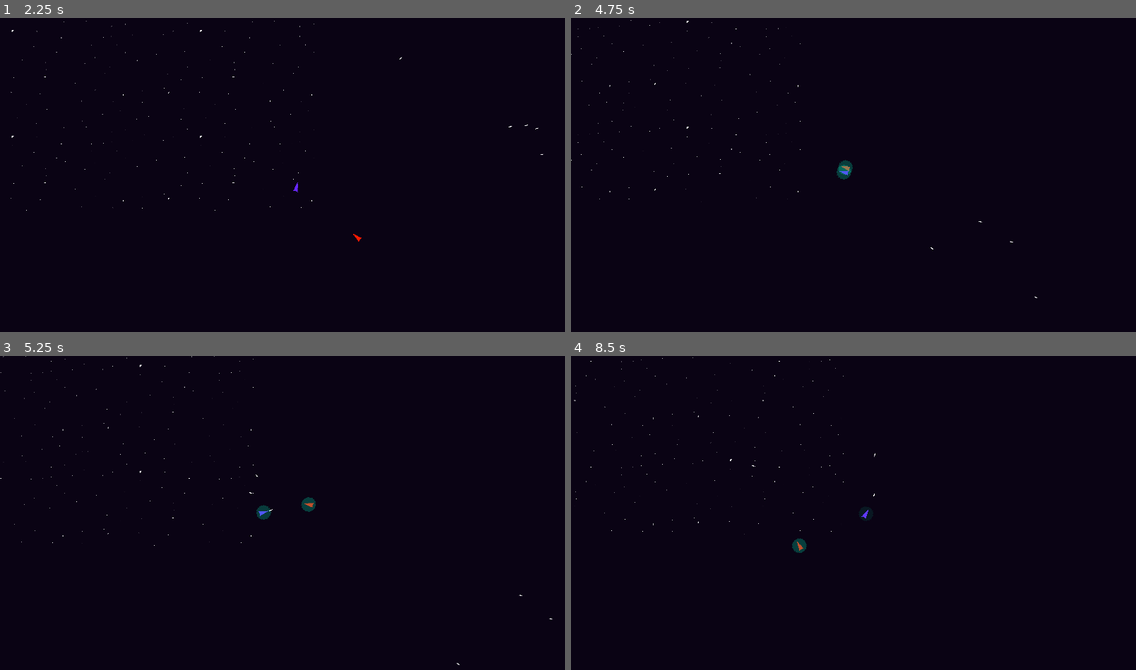
Above: before the commit, frames 1-4 (two rows, left to right).
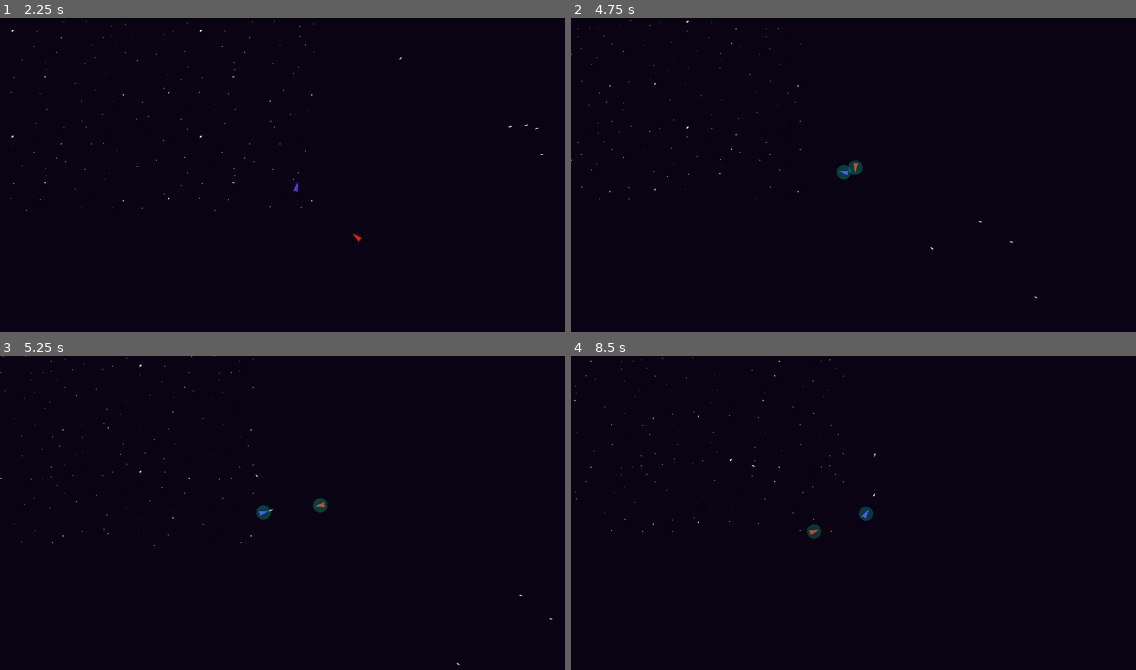
Above: after the commit, the same moments.

Repository: BloopHD/IntoTheVoid
Game: Godot game, scene res://scenes/world/world.tscn
Two runs of this game, one before a commit and one after it. Both use one fixed random seed, a clock stepped at 60 frames per second and the inputs below.
Inputs (mouse positions are in pixels of both pictures, inside the frame that each line leads up to):
- Up to frame 1 (2.25 s): tap Enter at 0.5 s; move the mouse to (406, 162) at 0.52 s; press the mouse at (406, 162) at 0.53 s; hold D (move_right) 0.53-1.28 s; move the mouse to (169, 193) at 1.27 s; release the mouse at (169, 193) at 1.28 s; hold S (move_down) 1.28-2.03 s; click (169, 193) at 1.35 s; move the mouse to (339, 105) at 2.02 s; hold D (move_right) from 2.03 s (still down); hold Right mouse button (secondary action) from 2.03 s (still down)
- Up to frame 2 (4.75 s): click (910, 105) at 2.3 s; move the mouse to (825, 240) at 2.77 s; release D (move_right) at 2.78 s; release Right mouse button (secondary action) at 2.78 s; hold W (move_up) 2.78-3.53 s; click (825, 240) at 2.85 s; move the mouse to (1023, 225) at 3.52 s; press the mouse at (1023, 225) at 3.53 s; hold A (move_left) from 3.53 s (still down); move the mouse to (684, 127) at 4.27 s; release the mouse at (684, 127) at 4.28 s; right-click (684, 127) at 4.35 s; click (684, 127) at 4.55 s
- Up to frame 3 (5.25 s): move the mouse to (310, 516) at 5.02 s; release A (move_left) at 5.03 s; press the mouse at (310, 516) at 5.03 s; hold S (move_down) from 5.03 s (still down)
- Up to frame 4 (8.5 s): move the mouse to (768, 434) at 5.77 s; release S (move_down) at 5.78 s; release the mouse at (768, 434) at 5.78 s; hold D (move_right) 5.78-6.53 s; click (768, 434) at 5.85 s; move the mouse to (977, 500) at 6.52 s; hold W (move_up) 6.53-7.28 s; hold Right mouse button (secondary action) 6.53-7.28 s; click (977, 500) at 6.8 s; move the mouse to (740, 531) at 7.27 s; hold D (move_right) 7.28-8.03 s; click (740, 531) at 7.35 s; move the mouse to (910, 443) at 8.02 s; press the mouse at (910, 443) at 8.03 s; hold S (move_down) from 8.03 s (still down)

Frame 1 is identical in both runs. In frame 2, 0.1% of the frame differs, in the area x 47-52%, y 45-51%; in frame 3, 0.2%; in frame 4, 0.3%, in the area x 39-54%, y 47-63%.

Commit message:
Refactoring Code
Saving refactored code before I refactor more and mess something up.

Diff:
--- a/globals/GlobalSignals.gd
+++ b/globals/GlobalSignals.gd
@@ -1,3 +1,3 @@
 extends Node
 
-signal shot_fired(laser, position, rotation, starting_speed)
+signal shot_fired(laser: Area2D)
--- a/scenes/enemies/enemy.gd
+++ b/scenes/enemies/enemy.gd
@@ -42,32 +42,22 @@
 
 var engaged_thrusters: bool = false
 var can_shoot: bool = true
-var player_in_range: bool = false
+var angle_to_player_in_range: bool = false
+var moving_forward: bool = false
 
 var curr_speed: float:
 	get:
 		return velocity.length()
 
 
-#func _process(_delta: float) -> void:
-#	check_health()
-
-
-func move_func(delta: float, move_direction: Vector2) -> void:
-	move_direction = (move_direction - position).normalized()
-
-	var current_rotation_vector: Vector2 = Vector2(cos(rotation), sin(rotation))
-	var current_forward_angle: float = rad_to_deg(move_direction.angle_to(current_rotation_vector)) - NINETY_DEGREES_DEG
-
-	var forward_angle_max: float = 30
+func move_func(delta: float, player_location: Vector2) -> void:
+	self.move_direction = (player_location - position).normalized()
 
 	if current_state == enemy_chase_state || current_state == enemy_retreat_state || current_state == enemy_attack_state:
-		if current_forward_angle < forward_angle_max && current_forward_angle > -forward_angle_max:
-			player_in_range = true
+		if moving_forward:
 			velocity = lerp(velocity, move_direction * max_speed, delta * acceleration / ONE_HUNDRED)
 
 		else:
-			player_in_range = false
 			velocity = lerp(velocity, move_direction * max_speed, delta * acceleration * 0.75 / ONE_HUNDRED)
 
 	elif curr_speed > (friction * delta):
@@ -79,44 +69,44 @@
 	move_and_slide()
 
 
-func rotate_func(angle: float) -> void:
-	rotation_degrees = rad_to_deg(lerp_angle(global_rotation, angle, rotational_accel / ONE_HUNDRED))
-
-
-func get_rotation_angle(player_position: Vector2) -> float:
-	look_direction = (player_position - position).normalized()
-
-	var angle: float = look_direction.angle() + NINETY_DEGREES_RAD
-
-	return angle
-
-
 func rotate_function(aim_position: Vector2 = Vector2.ZERO) -> void:
 	look_direction = (aim_position - position).normalized()
 
-	var angle: float = look_direction.angle() + NINETY_DEGREES_RAD
+	var target_rotation_angle: float = look_direction.angle() + NINETY_DEGREES_RAD
+	var target_in_range_angle: float = 15
+	var moving_forward_angle: float = 30
 
-	rotation_degrees = rad_to_deg(lerp_angle(global_rotation, angle, rotational_accel / ONE_HUNDRED))
+	rotation_degrees = rad_to_deg(lerp_angle(global_rotation, target_rotation_angle, rotational_accel / ONE_HUNDRED))
+
+	angle_to_player_in_range = check_within_angle_range(target_rotation_angle, target_in_range_angle)
+	moving_forward = check_within_angle_range(target_rotation_angle, moving_forward_angle)
+
+	print("Player in range: ", angle_to_player_in_range)
+	print("Moving forward: ", moving_forward)
+
+
+func check_within_angle_range(target_angle: float, degree_range: float) -> bool:
+	print(abs(rotation_degrees - rad_to_deg(target_angle)))
+	if abs(rotation_degrees - rad_to_deg(target_angle)) < degree_range:
+		return true
+	else:
+		return false
 
 
 func try_to_shoot():
-	if can_shoot && player_in_range:
+	if can_shoot && angle_to_player_in_range:
 		can_shoot = false
 		$ShootingTimer.start()
 		shoot_laser()
 
 
 func shoot_laser() -> void:
-#	var laser: Area2D = laser_scene.instantiate()
-#	laser.global_position = muzzle.global_position
-#	laser.rotation = rotation
-#	laser.curr_speed = curr_speed
-#	emit_signal("laser_shot", laser)
-	weapon.fire_weapon(get_speed_in_direction(look_direction), rotation)
+	weapon.fire_weapon(get_speed_in_direction(look_direction))
 
 
 func get_speed_in_direction(direction: Vector2) -> float:
 	var normalized_direction = direction.normalized()
+
 	return velocity.dot(normalized_direction)
 
 
--- a/scenes/enemies/enemy_attack_state.gd
+++ b/scenes/enemies/enemy_attack_state.gd
@@ -18,6 +18,5 @@
 	actor.try_to_shoot()
 
 
-
 func _exit_state() -> void:
 	set_physics_process(false)
--- a/scenes/enemies/enemy_retreat_state.gd
+++ b/scenes/enemies/enemy_retreat_state.gd
@@ -9,7 +9,7 @@
 
 func _physics_process(delta: float) -> void:
 	actor.move_func(delta, actor.player.position)
-	actor.rotate_function((actor.player.position - actor.position))
+	actor.rotate_function((actor.player.position))
 	actor.try_to_shoot()
 
 
@@ -18,6 +18,5 @@
 	actor.try_to_shoot()
 
 
-
 func _exit_state() -> void:
 	set_physics_process(false)
--- a/scenes/player/player.gd
+++ b/scenes/player/player.gd
@@ -126,7 +126,7 @@
 func check_for_weapons_fired() -> void:
 
 	if Input.is_action_pressed("primary action") and can_shoot:
-		weapon.fire_weapon(get_speed_in_direction(aim_vector), rotation)
+		weapon.fire_weapon(get_speed_in_direction(aim_vector))
 	elif Input.is_action_pressed("secondary action"):
 		pass
 	else:
--- a/scenes/player/player.tscn
+++ b/scenes/player/player.tscn
@@ -27,7 +27,6 @@
 texture = ExtResource("1_gvkbj")
 
 [node name="Weapon" parent="." instance=ExtResource("3_yom0l")]
-PlayerWeapon = true
 
 [node name="Shield" parent="." groups=["player shield"] instance=ExtResource("4_xtpps")]
 scale = Vector2(6, 6)
--- a/scenes/weapon/weapon.gd
+++ b/scenes/weapon/weapon.gd
@@ -1,8 +1,5 @@
 extends Node2D
 class_name Weapon
-
-
-@export var PlayerWeapon: bool = false
 
 
 @onready var Muzzle: Marker2D = $LaserMarkers/LaserMarker
@@ -17,22 +14,37 @@
 const ENEMY_SHIELD_MARK: int = 8
 
 
-
 var laser_scene: PackedScene = preload("res://scenes/laser/laser.tscn")
 
+var PlayerWeapon: bool = false
 
-func fire_weapon(actor_directional_speed: float, actor_rotation: float) -> void:
+
+func _ready() -> void:
+	for i in self.get_parent().get_groups():
+		if i == "player":
+			PlayerWeapon = true
+			break
+
+		else:
+			PlayerWeapon = false
+			break
+
+
+func fire_weapon(actor_directional_speed: float) -> void:
 	if laser_cooldown.is_stopped():
 
 		var laser: Area2D = laser_scene.instantiate()
+		var laser_starting_directional_speed: float = max(actor_directional_speed, 0.0) # If current speed is negative, set it to 0.
 
 		set_collision_layer_and_masks(laser)
 
-		var laser_starting_directional_speed: float = max(actor_directional_speed, 0.0) # If current speed is negative, set it to 0.
-
 		laser_cooldown.start()
 
-		GlobalSignals.emit_signal("shot_fired", laser, Muzzle.global_position, actor_rotation, laser_starting_directional_speed)
+		laser.global_position = Muzzle.global_position
+		laser.rotation = global_rotation
+		laser.starting_speed = laser_starting_directional_speed
+
+		GlobalSignals.emit_signal("shot_fired", laser)
 
 
 func set_collision_layer_and_masks(laser):
@@ -40,8 +52,8 @@
 		laser.set_collision_layer_value(PLAYER_PROJECTILE_LAYER, true)
 		laser.set_collision_mask_value(ENEMY_MASK, true)
 		laser.set_collision_mask_value(ENEMY_SHIELD_MARK, true)
+
 	else:
-		print("heere")
 		laser.set_collision_layer_value(ENEMY_PROJECTILE_LAYER, true)
 		laser.set_collision_mask_value(PLAYER_MASK, true)
 		laser.set_collision_mask_value(PLAYER_SHIELD_MARK, true)
--- a/scenes/world/projectile_manager.gd
+++ b/scenes/world/projectile_manager.gd
@@ -1,8 +1,5 @@
 extends Node2D
 
 
-func handle_spawning_laser(laser: Area2D, position: Vector2, rotation: float, starting_speed: float) -> void:
-	laser.global_position = position
-	laser.rotation = rotation
-	laser.starting_speed = starting_speed
+func handle_spawning_laser(laser: Area2D) -> void:
 	self.call_deferred("add_child", laser)
--- a/scenes/world/world.gd
+++ b/scenes/world/world.gd
@@ -5,6 +5,3 @@
 
 func _ready() -> void:
 	GlobalSignals.shot_fired.connect(projectile_manager.handle_spawning_laser)
-
-#func laser_shot(laser:Variant):
-#	$Projectiles.call_deferred("add_child", laser)
